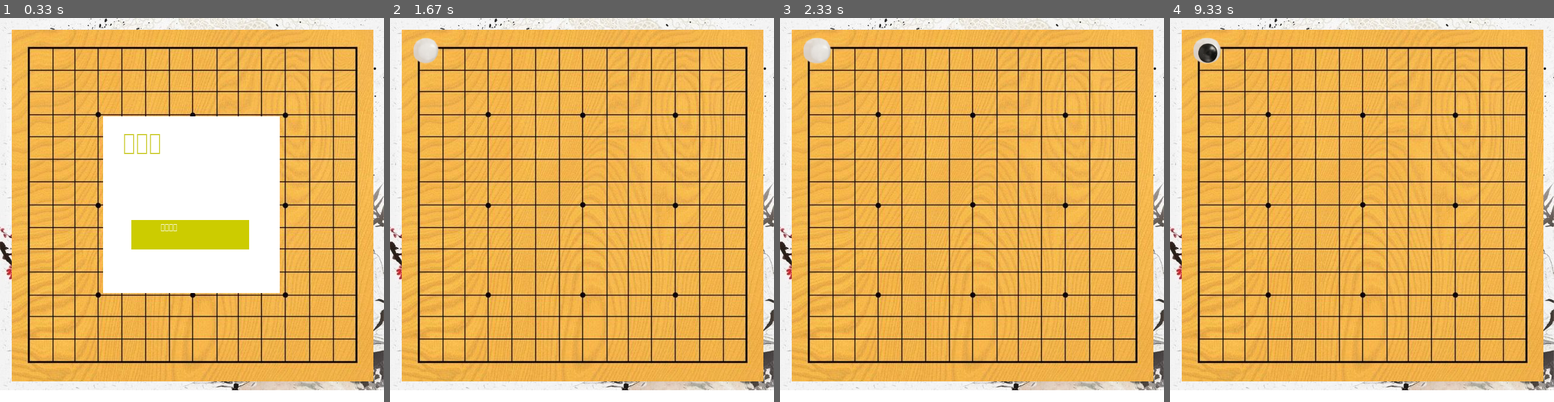
Above: before the commit, frames 1-4 (left to right).
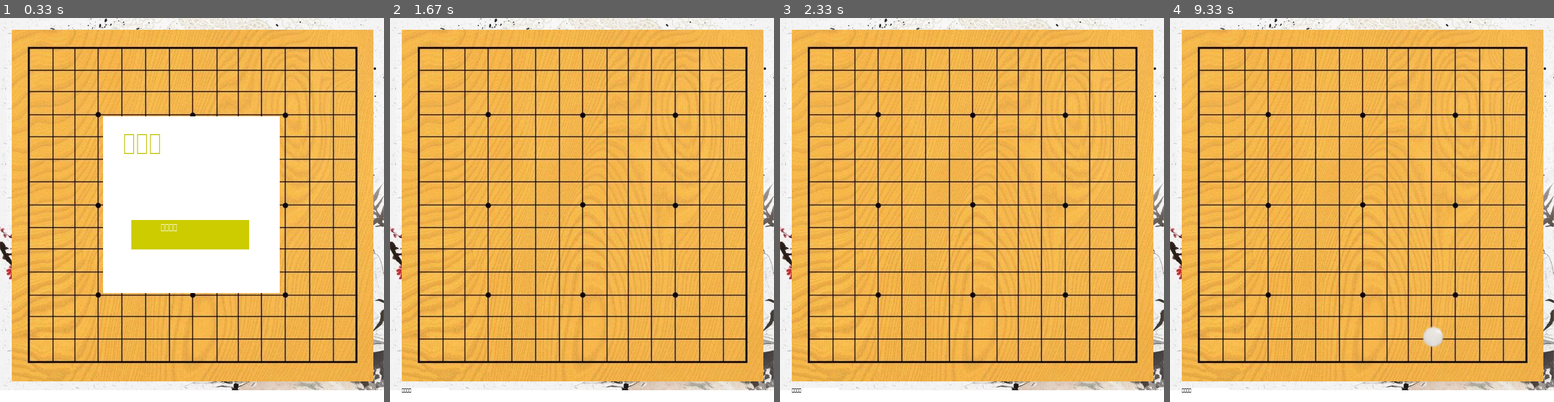
Above: after the commit, the same moments.

Repository: MyslZhao/test_tk
Game: pygame game, started from 五子棋/main.py
Same seed, same stepped clock (60 frames per second), same inputs: the game is played once before the commit and once after it.
Inputs (mouse positions are in pixels of both pictures, inside the frame that each line leads up to):
- Up to frame 1 (0.33 s): no input
- Up to frame 2 (1.67 s): click (566, 225) at 0.38 s; click (489, 213) at 0.83 s
- Up to frame 3 (2.33 s): no input
- Up to frame 4 (9.33 s): click (1431, 336) at 9.3 s

Frame 1 is identical in both runs. In frame 2, 0.4% of the frame differs, in the area x 3-13%, y 5-98%; in frame 3, 0.4%; in frame 4, 0.7%, in the area x 3-72%, y 5-98%.

Commit message:
五子棋:(1.0)

Diff:
--- a/五子棋/main.py
+++ b/五子棋/main.py
@@ -13,29 +13,29 @@
 COLOR_PIC={0:None,1:WHITE_PIC,2:BLACK_PIC}
 
 class board:
-    statue_board=[]
-    start_point=(47,49)
+    """
+    棋盘类
+    """
+    turn_disp_point=(20,628)
+    statue_board=[[],[],[],[],[],[],[],[],[],[],[],[],[],[],[]]
+    start_point=(47,48)
     pix_size = (0,0)
     size = (15, 15)
-    x_dist = 0
-    y_dist = 0
+    x_dist = 39.88
+    y_dist = 38.1
     x_loca=[]
     y_loca=[]
-    bias = 12
+    bias = 5 # 用于修正玩家点击位置时的偏差，不宜过大
     player = []  # 玩家列表，存储两个玩家对象
     def __init__(self, size: tuple[int, int], player1: 'player', player2: 'player'):
         """
          棋盘对象初始化
         """
-        cache=[]
-        for i in range(15):
-            cache.append(0)
-        for j in range(15):
-            self.statue_board.append(cache)
-        del cache
+        for i in self.statue_board:
+            for j in range(15):
+                i.append(0)
+        print(self.statue_board)
         self.pix_size = size  # 设置棋盘像素大小
-        self.x_dist=int(self.pix_size[0] / (self.size[0]-1)) #计算棋格宽度
-        self.y_dist=int(self.pix_size[0] / (self.size[0]-1)) #计算棋格高度
         for i in range(15):
             # 位置序号
             self.x_loca.append(i)
@@ -44,8 +44,93 @@
         self.player.append(player2)  # 添加玩家2
         return None
     def check(self):
+        l=self.statue_board #为了简化名称，进行引用
+        # 横向五子检查
+        for i in l:
+            if len([k for k,x in enumerate(i) if x == 1]) < 5 and len([l for l,y in enumerate(i) if y == 2]) < 5:
+                print(len([k for k,x in enumerate(i) if x == 1]),len([l for l,y in enumerate(i) if y == 2]))
+                print(i)
+                continue
+            for j in range(10):
+                cache=i[j]*i[j+1]*i[j+2]*i[j+3]*i[j+4]
+                print(cache)
+                if cache == 1 or cache == 32:
+                    return True
+        # 纵向五子检查
+        for i in range(15):
+            cache=[]
+            for j in l:
+                cache.append(j[i])
+            if len([k for k,x in enumerate(cache) if x == 1]) < 5 and len([l for l,y in enumerate(cache) if y == 2]) < 5:
+                continue
+            for j in range(10):
+                if cache[j] == 0:
+                    continue
+                else:
+                    a=cache[j]*cache[j+1]*cache[j+2]*cache[j+3]*cache[j+4]
+                    if a == 1 or a == 32:
+                        return True
+        # 斜向五子检查
+        for i in range(15):
+            for j in range(15):
+                cache=0
+                if l[i][j] == 0:
+                    continue
+                elif i < 11 and j <11:
+                    cache=l[i][j]*l[i+1][j+1]*l[i+2][j+2]*l[i+3][j+3]*l[i+4][j+4]
+                elif i > 3 and j < 11:
+                    cache=l[i][j]*l[i-1][j+1]*l[i-2][j+2]*l[i-3][j+3]*l[i-4][j+4]
+                else:
+                    continue
+                if cache == 1 or cache == 32:
+                    return True
         return False
+
+
+
+    def test_place_piece(self,player:'player',surface):
+        """
+        棋盘点阵可视化,
+        用于调试(不影响其他功能)
+        """
+        done = False
+        statue = []
+        # 具体可视化实现
+        for i in range(15):
+            for j in range(15):
+                pg.draw.rect(surface,
+                             (255,255,255),
+                             pg.Rect(i*self.x_dist+self.start_point[0]-self.bias,
+                                     j*self.y_dist+self.start_point[1]-self.bias,
+                                     2*self.bias,
+                                     2*self.bias))
+        pg.display.update()
+        # 下同self.place_piece
+        while not done:
+            pix_loca=list(player.place_piece())
+            if str(pix_loca[0]) == 'False':
+                done=True
+                statue=[False,False]
+                continue
+            for x in self.x_loca:
+                for y in self.y_loca:
+                    m=(x*self.x_dist-self.bias+self.start_point[0]-pix_loca[0])*(x*self.x_dist+self.bias+self.start_point[0]-pix_loca[0])
+                    n=(y*self.y_dist-self.bias+self.start_point[1]-pix_loca[1])*(y*self.y_dist+self.bias+self.start_point[1]-pix_loca[1])
+                    if m <= 0 and n <= 0 and self.statue_board[x][y] == 0:
+                        print(player.color)
+                        surface.blit(COLOR_PIC[player.color],
+                                    (x*self.x_dist+self.start_point[0] - player.bias[player.color-1][0],
+                                    y*self.y_dist+self.start_point[1] - player.bias[player.color-1][1]))
+                        pg.display.update()
+                        print(self.statue_board)
+                        done =True
+                        statue=[x,y]
+                        continue
+        return statue
     def place_piece(self,player:'player',surface):
+        """
+        对鼠标所点击的坐标进行判定
+        """
         done = False
         statue = []
         while not done:
@@ -56,43 +141,68 @@
                 continue
             for x in self.x_loca:
                 for y in self.y_loca:
-                    m=(x*self.x_dist-self.bias+self.start_point[0]-pix_loca[0])*(x+self.bias+self.start_point[0]-pix_loca[0])
-                    n=(y*self.y_dist-self.bias+self.start_point[1]-pix_loca[1])*(y+self.bias+self.start_point[1]-pix_loca[1])
-                    print(m,n)
-                    if m <= 0 and n <= 0:
+                    # 坐标判断原理:'a < m < b '<=> '(a-m)*(b-m) < 0'
+                    m=(x*self.x_dist-self.bias+self.start_point[0]-pix_loca[0])*(x*self.x_dist+self.bias+self.start_point[0]-pix_loca[0])
+                    n=(y*self.y_dist-self.bias+self.start_point[1]-pix_loca[1])*(y*self.y_dist+self.bias+self.start_point[1]-pix_loca[1])
+                    if m <= 0 and n <= 0 and self.statue_board[x][y] == 0:
                         print(player.color)
                         surface.blit(COLOR_PIC[player.color],
-                                     (x+self.start_point[0] - player.bias[player.color-1][0],
-                                      y+self.start_point[1] - player.bias[player.color-1][1]))
+                                    (x*self.x_dist+self.start_point[0] - player.bias[player.color-1][0],
+                                    y*self.y_dist+self.start_point[1] - player.bias[player.color-1][1]))
                         pg.display.update()
+                        print(self.statue_board)
                         done =True
                         statue=[x,y]
                         continue
         return statue
 
     def start(self,surface):
+        """
+        游戏主代码
+        """
+        global done
+        winner=0
         turn=[False,False]
         turn[choice([0,1])]=True
         game=True
         while game:
-            sleep(1)
+            sleep(0.1)
             for m in range(2):
                 if turn[m]:
-                    self.place_piece(self.player[m],surface)
+                    turn_clear=pg.Rect(self.turn_disp_point[0],self.turn_disp_point[1],80,20) # 使用turn_clear对象覆盖原turn_statue文本
+                    pg.draw.rect(surface,(255,255,255),turn_clear)
+                    pg.display.flip()
+                    turn_statue=pg.font.SysFont("华文细黑",15).render(COLOR[self.player[m].color]+"回合",True,(0,0,0))
+                    surface.blit(turn_statue,self.turn_disp_point)
+                    pg.display.update()
+                    cache=self.place_piece(self.player[m],surface)
+                    self.statue_board[cache[0]][cache[1]]=self.player[m].color
+                    if str(cache[0]) == 'False':
+                        print('中断游戏')
+                        done=True
+                        game=False
                     if self.check():
-                        print("checked")
-                        game=False
+                        return(self.player[m].color)
                     turn.reverse()
-        self.result()
-
-    def result(self):
-        pass
+        if not done:
+            return 0
+
+    def result(self,winner):
+        turn_clear=pg.Rect(self.turn_disp_point[0],self.turn_disp_point[1],80,20)
+        pg.draw.rect(surface,(255,255,255),turn_clear)
+        pg.display.flip()
+        winner_text=pg.font.SysFont("华文细黑",15).render(COLOR[winner]+"获胜，右上角退出游戏",True,(0,0,0))
+        surface.blit(winner_text,self.turn_disp_point)
+        pg.display.update()
+
 
 class player:
-    """玩家类"""
+    """
+    玩家类
+    """
     score=0
     color=0
-    bias=[[30,45],[20,30]]
+    bias=[[35,42],[25,27]] # 用于校准棋子图片显示位置偏差
     turn = False
     def __init__(self, color:int):
         self.color = color
@@ -145,16 +255,22 @@
                     surface.fill((0,0,0))
                     pg.display.flip()
                     start=True
-    main()
 
 
 def main():
+    """
+    主程序入口
+    """
     print("main start")
     disp(surface)
     white=player(1)
     black=player(2)
     game=board(LOCA_ARGC,white,black)
-    game.start(surface)
+    res=game.start(surface)
+    if res == 0:
+        return 0
+    else:
+        game.result(res)
 
 def disp(surface):
     surface.fill((255, 255, 255))  # 设置背景颜色为白色
@@ -164,25 +280,17 @@
     pg.display.set_caption("五子棋")  # 设置窗口标题为"五子棋"
     pg.display.update()  # 更新显示
 
-
-
-"""
-if self.color == 1:
-            surface.blit(WHITE_PIC, (location[0] - 32, location[1] - 32))
-        elif self.color == 2:
-            surface.blit(BLACK_PIC, (location[0] - 32, location[1] - 32))
-"""
+done = False
 pg.init() #pygame 初始化
 pg.font.init()  # 初始化字体模块
 surface = pg.display.set_mode((652, 652))
 disp(surface)
 welcome_msg()
-
-done = False
+main()
+
+
 while not done:
     for event in pg.event.get():
         if event.type == pg.QUIT:
             print("退出游戏")
             done = True
-        elif event.type == pg.MOUSEBUTTONDOWN:
-            print(pg.mouse.get_pos())
Binary file added: 五子棋/E92EC91E3D0394E38F07A4FBEF2AFA24.png
